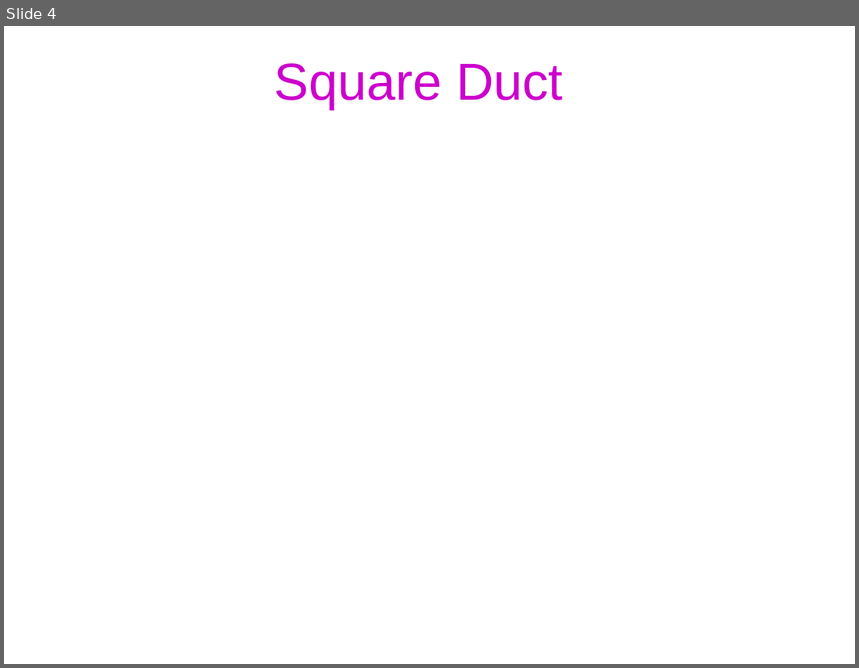
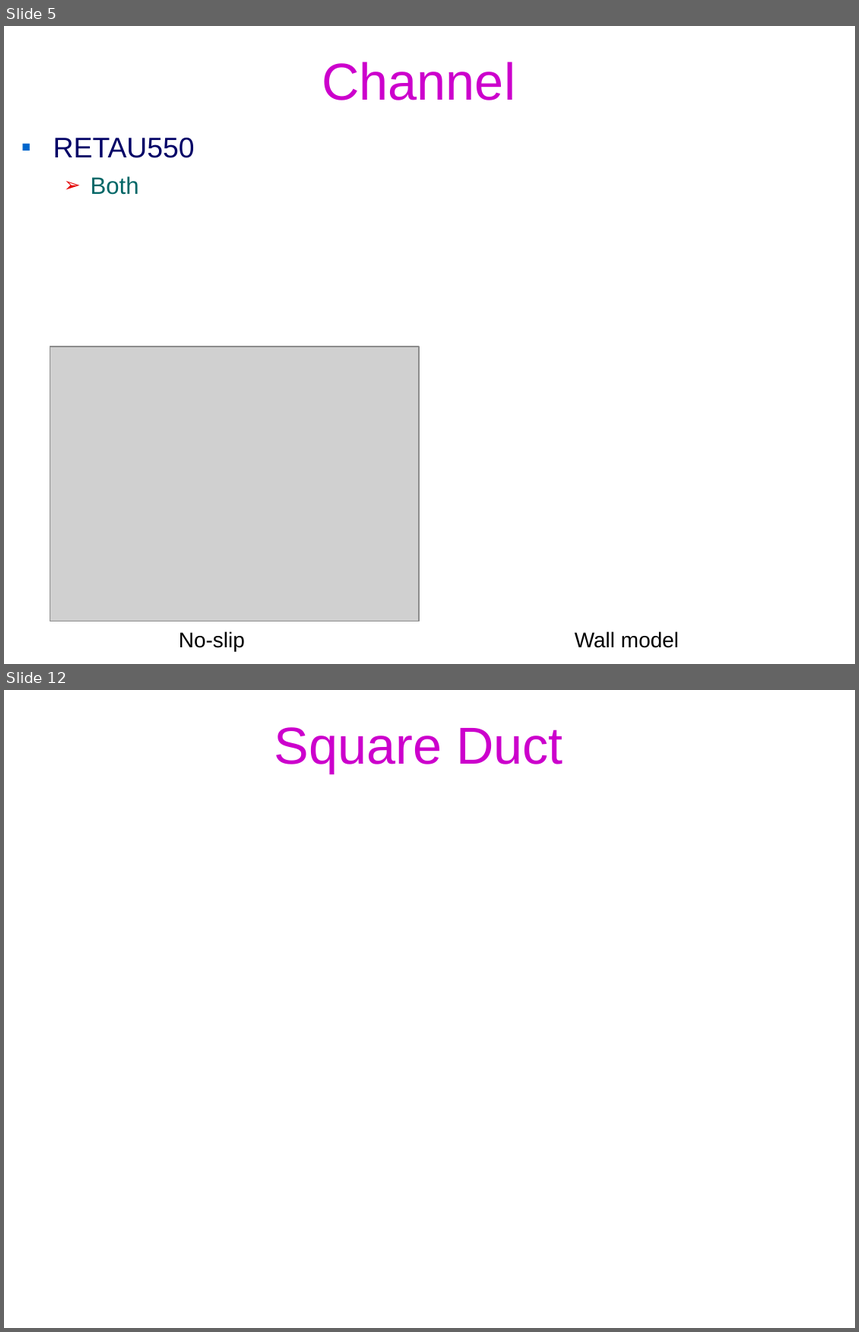
Before and after one commit to federicoVerolini/CaLES, a slide deck: docs/vv.pptx. Shown one above the other, each under a label of ours: slide 4 before the commit, slides 5 and 12 after it; the slides between them are not shown. The pictures are 859x668 and 859x1332 pixels, drawn with LibreOffice and Linux fonts; fonts in the diff are those of the drawing; grey boxes stand for pictures; background and template pictures are left out. Boxes give left, top, right and bottom in pixels: in the first picture for what was removed or moved away, otherwise in the second. Text is boxed around its words. In the diff, an @@ line names an element or a change of style, - is before the commit and + after.

```diff
--- a/docs/vv.pptx
+++ b/docs/vv.pptx
@@ slide 5 added at (4,26,855,664), background #FFFFFF @@
@@ title added at (322,62,515,100), 44 pt, text #CC00CC @@
+Channel
@@ text added at (53,138,195,195), 24 pt, text #000066 @@
+▪ RETAU550
+  ➢ Both
@@ picture added at (50,347,418,622) @@
@@ text added at (179,632,245,652), 18 pt, text #000000 @@
+No-slip
@@ text added at (575,632,679,648), 18 pt, text #000000 @@
+Wall model
@@ what was slide 4 is now slide 12 @@
```
Also in this commit, not shown: 3 slides changed, 7 other slides added, 4 other files.
